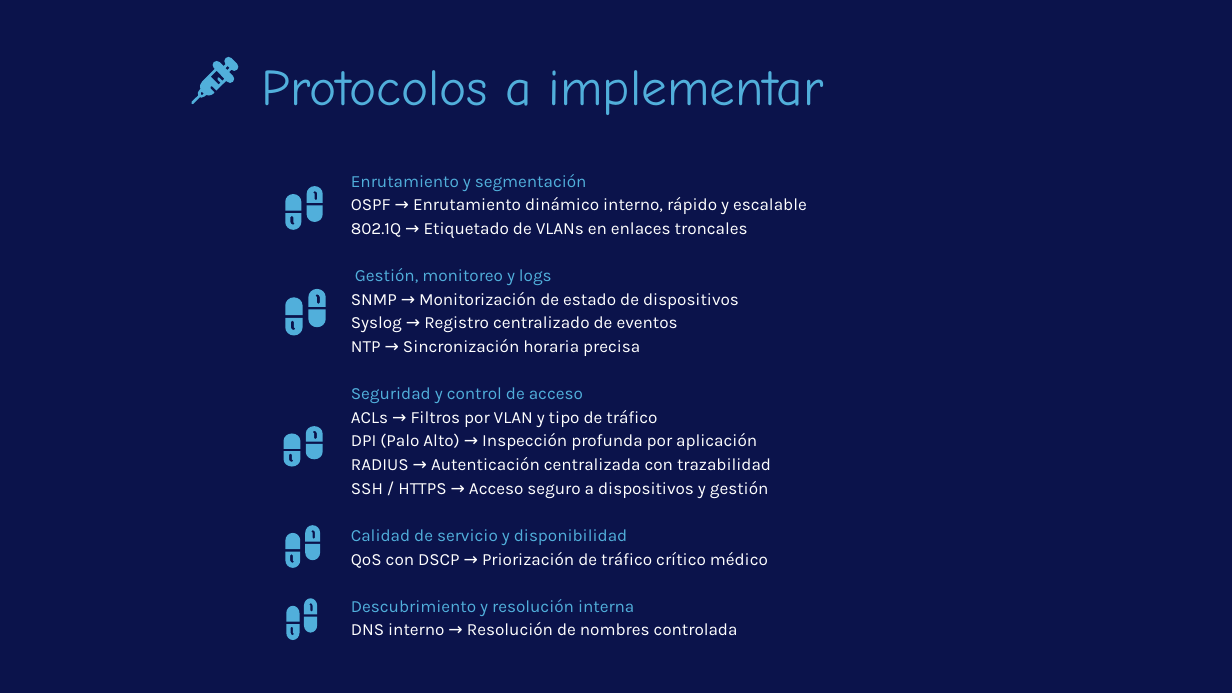
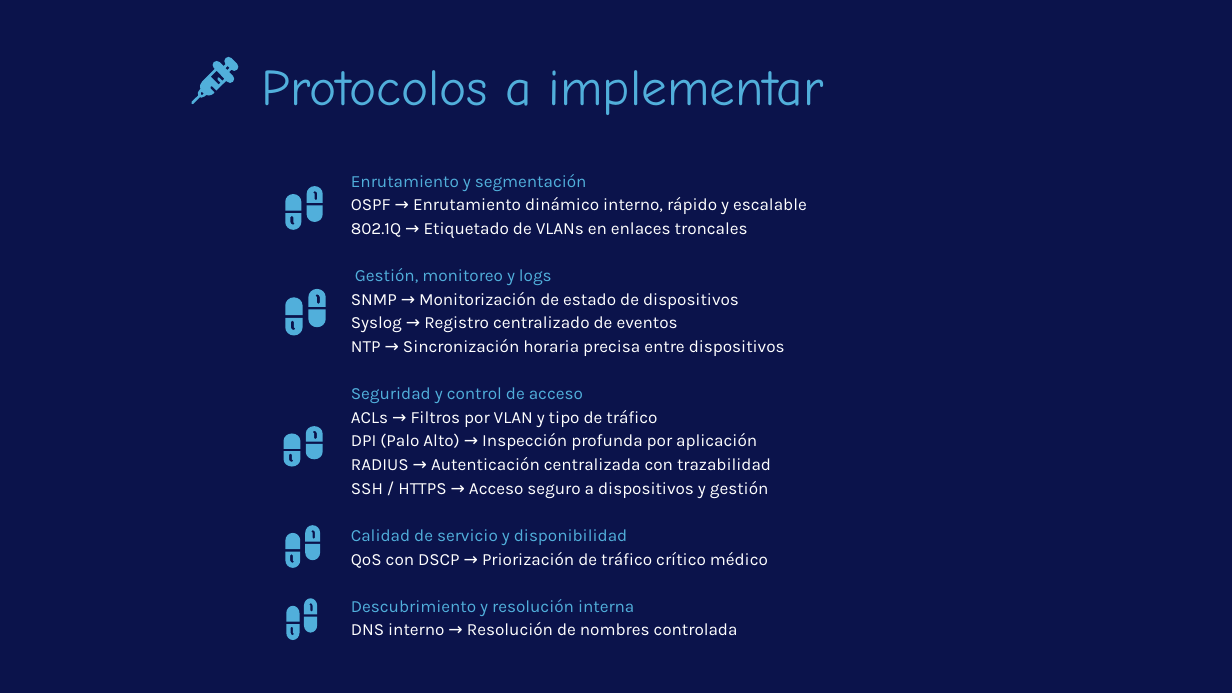
Before and after one commit to GatitosLab/final-lab, a slide deck: slide 14 of presentacion/LaolLinkConsulting_ProyectoFinalKyndryl_OlegLaura.v2.pptx. Drawn at 1232x693 pixels with LibreOffice and Linux fonts; fonts in the diff are those of the drawing; background and template pictures are left out. Boxes give left, top, right and bottom in pixels: in the first picture for what was removed or moved away, otherwise in the second. Text is boxed around its words. In the diff, an @@ line names an element or a change of style, - is before the commit and + after.

```diff
--- a/presentacion/LaolLinkConsulting_ProyectoFinalKyndryl_OlegLaura.v2.pptx
+++ b/presentacion/LaolLinkConsulting_ProyectoFinalKyndryl_OlegLaura.v2.pptx
@@ text at (351,339,785,356): text changed @@
-NTP → Sincronización horaria precisa
+NTP → Sincronización horaria precisa entre dispositivos
```
Also in this commit, not shown: 2 other slides changed.
